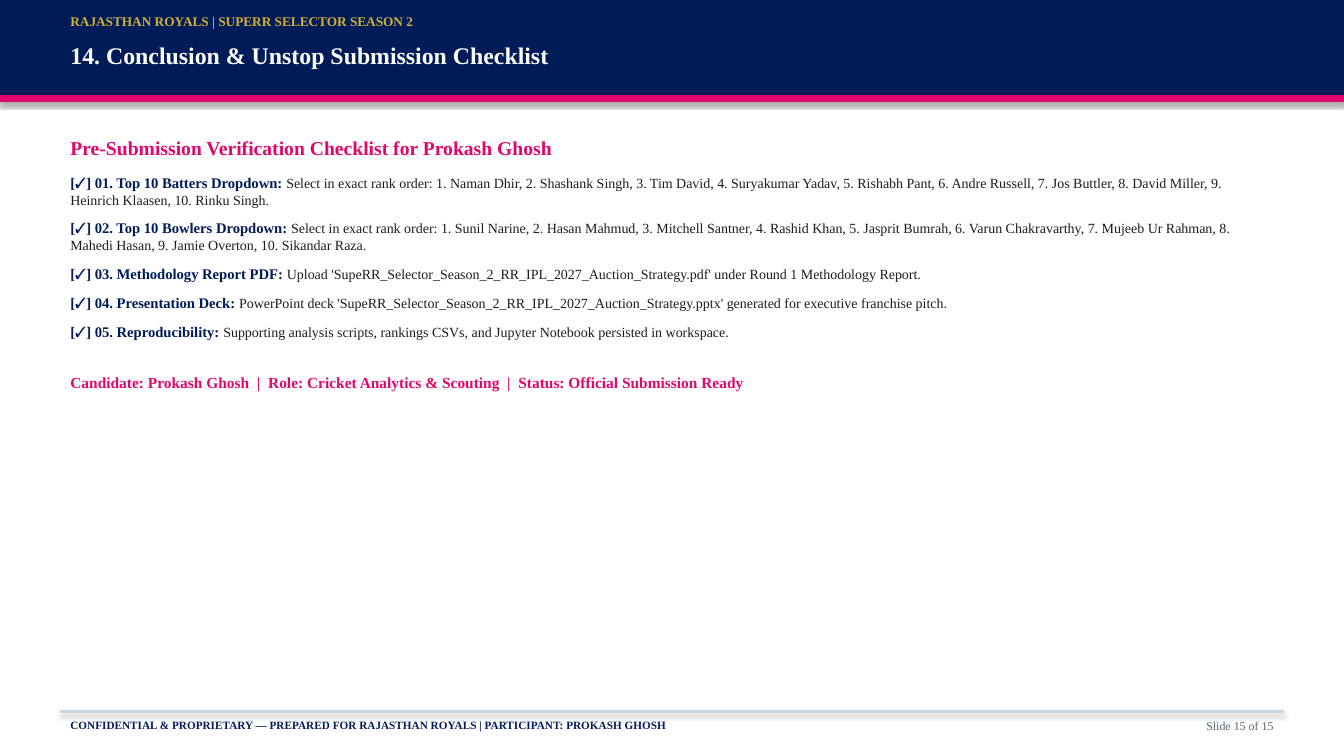
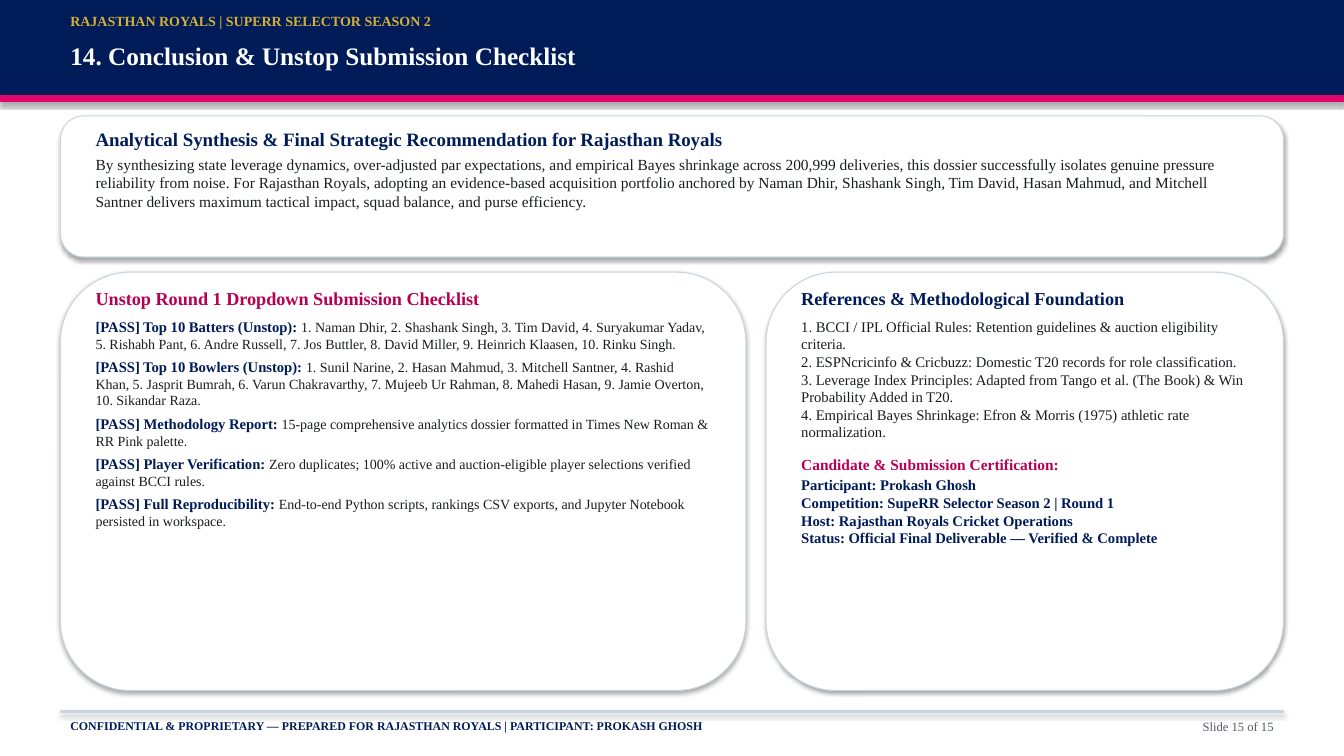
Before and after one commit to prokashghosh996-png/RR-supeRR-selector-2027, a slide deck: slide 15 of SupeRR_Selector_Season_2_RR_IPL_2027_Auction_Strategy.pptx. Drawn at 1344x756 pixels with LibreOffice and Linux fonts; fonts in the diff are those of the drawing. Boxes give left, top, right and bottom in pixels: in the first picture for what was removed or moved away, otherwise in the second. Text is boxed around its words. In the diff, an @@ line names an element or a change of style, - is before the commit and + after.

Commit message:
feat: generate expanded presentation and PDF generation scripts for IPL 2027 auction strategy

```diff
--- a/SupeRR_Selector_Season_2_RR_IPL_2027_Auction_Strategy.pptx
+++ b/SupeRR_Selector_Season_2_RR_IPL_2027_Auction_Strategy.pptx
@@ text "RAJASTHAN ROYALS | SUPERR SELECTOR ..." at [70, 16, 431, 26]: size 9.5 to 10 pt @@
@@ text "14. Conclusion & Unstop Submission ..." at [70, 47, 576, 71]: size 17 to 18 pt @@
@@ rounded rectangle added at [60, 116, 1284, 257], fill #FFFFFF, outline #CBD5E1 0.75 pt @@
@@ text added at [96, 132, 1214, 210], 11 pt, text #1A1D20 @@
+Analytical Synthesis & Final Strategic Recommendation for Rajasthan Royals
+By synthesizing state leverage dynamics, over-adjusted par expectations, and empirical Bayes shrinkage across 200,999 deliveries, this dossier successfully isolates genuine pressure reliability from noise. For Rajasthan Royals, adopting an evidence-based acquisition portfolio anchored by Naman Dhir, Shashank Singh, Tim David, Hasan Mahmud, and Mitchell Santner delivers maximum tactical impact, squad balance, and purse efficiency.
@@ rounded rectangle added at [60, 272, 746, 691], fill #FFFFFF, outline #CBD5E1 0.75 pt @@
@@ text at [96, 292, 705, 529]: text changed @@
-Pre-Submission Verification Checklist for Prokash Ghosh
-[✓] 01. Top 10 Batters Dropdown: Select in exact rank order: 1. Naman Dhir, 2. Shashank Singh, 3. Tim David, 4. Suryakumar Yadav, 5. Rishabh Pant, 6. Andre Russell, 7. Jos Buttler, 8. David Miller, 9. Heinrich Klaasen, 10. Rinku Singh.
-[✓] 02. Top 10 Bowlers Dropdown: Select in exact rank order: 1. Sunil Narine, 2. Hasan Mahmud, 3. Mitchell Santner, 4. Rashid Khan, 5. Jasprit Bumrah, 6. Varun Chakravarthy, 7. Mujeeb Ur Rahman, 8. Mahedi Hasan, 9. Jamie Overton, 10. Sikandar Raza.
-[✓] 03. Methodology Report PDF: Upload 'SupeRR_Selector_Season_2_RR_IPL_2027_Auction_Strategy.pdf' under Round 1 Methodology Report.
-[✓] 04. Presentation Deck: PowerPoint deck 'SupeRR_Selector_Season_2_RR_IPL_2027_Auction_Strategy.pptx' generated for executive franchise pitch.
-[✓] 05. Reproducibility: Supporting analysis scripts, rankings CSVs, and Jupyter Notebook persisted in workspace.
-Candidate: Prokash Ghosh | Role: Cricket Analytics & Scouting | Status: Official Submission Ready
+Unstop Round 1 Dropdown Submission Checklist
+[PASS] Top 10 Batters (Unstop): 1. Naman Dhir, 2. Shashank Singh, 3. Tim David, 4. Suryakumar Yadav, 5. Rishabh Pant, 6. Andre Russell, 7. Jos Buttler, 8. David Miller, 9. Heinrich Klaasen, 10. Rinku Singh.
+[PASS] Top 10 Bowlers (Unstop): 1. Sunil Narine, 2. Hasan Mahmud, 3. Mitchell Santner, 4. Rashid Khan, 5. Jasprit Bumrah, 6. Varun Chakravarthy, 7. Mujeeb Ur Rahman, 8. Mahedi Hasan, 9. Jamie Overton, 10. Sikandar Raza.
+[PASS] Methodology Report: 15-page comprehensive analytics dossier formatted in Times New Roman & RR Pink palette.
+[PASS] Player Verification: Zero duplicates; 100% active and auction-eligible player selections verified against BCCI rules.
+[PASS] Full Reproducibility: End-to-end Python scripts, rankings CSV exports, and Jupyter Notebook persisted in workspace.
@@ rounded rectangle added at [766, 272, 1284, 691], fill #FFFFFF, outline #CBD5E1 0.75 pt @@
@@ text added at [801, 292, 1244, 546], 10.5 pt, text #1A1D20 @@
+References & Methodological Foundation
+1. BCCI / IPL Official Rules: Retention guidelines & auction eligibility criteria.
+2. ESPNcricinfo & Cricbuzz: Domestic T20 records for role classification.
+3. Leverage Index Principles: Adapted from Tango et al. (The Book) & Win Probability Added in T20.
+4. Empirical Bayes Shrinkage: Efron & Morris (1975) athletic rate normalization.
+Candidate & Submission Certification:
+Participant: Prokash Ghosh
+Competition: SupeRR Selector Season 2 | Round 1
+Host: Rajasthan Royals Cricket Operations
+Status: Official Final Deliverable — Verified & Complete
@@ text "CONFIDENTIAL & PROPRIETARY — PREPARED ..." at [70, 722, 703, 730]: size 8 to 8.5 pt @@
@@ text "Slide 15 of 15" at [1203, 722, 1274, 731]: size 8.5 to 9 pt, text colour #5A6472 to #505A69 @@
```
Also in this commit, not shown: 14 other slides changed, 5 other files.
